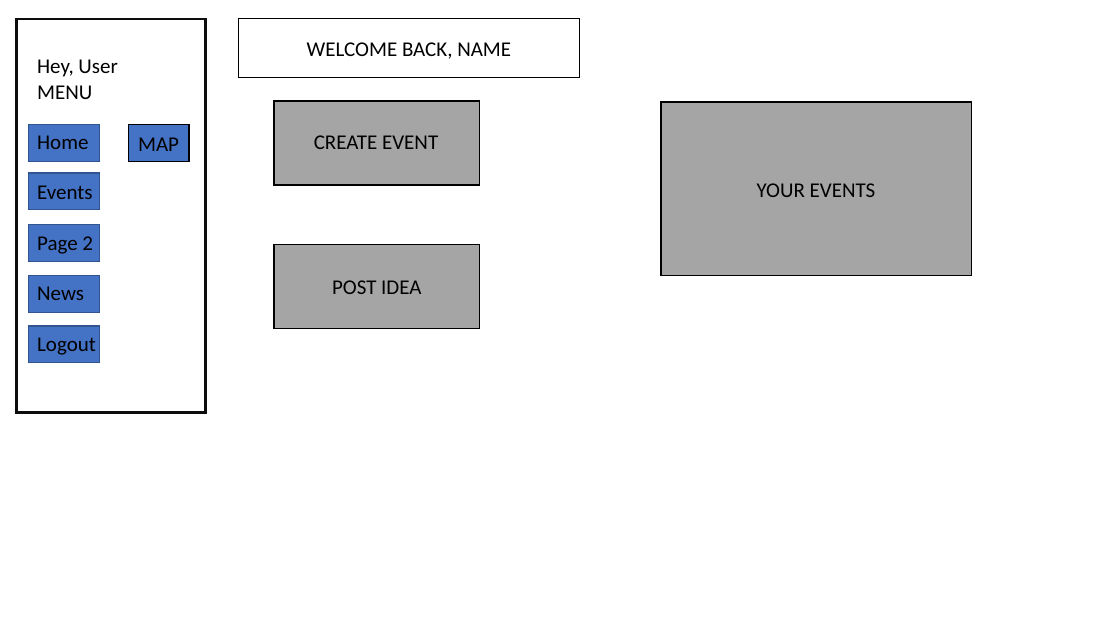
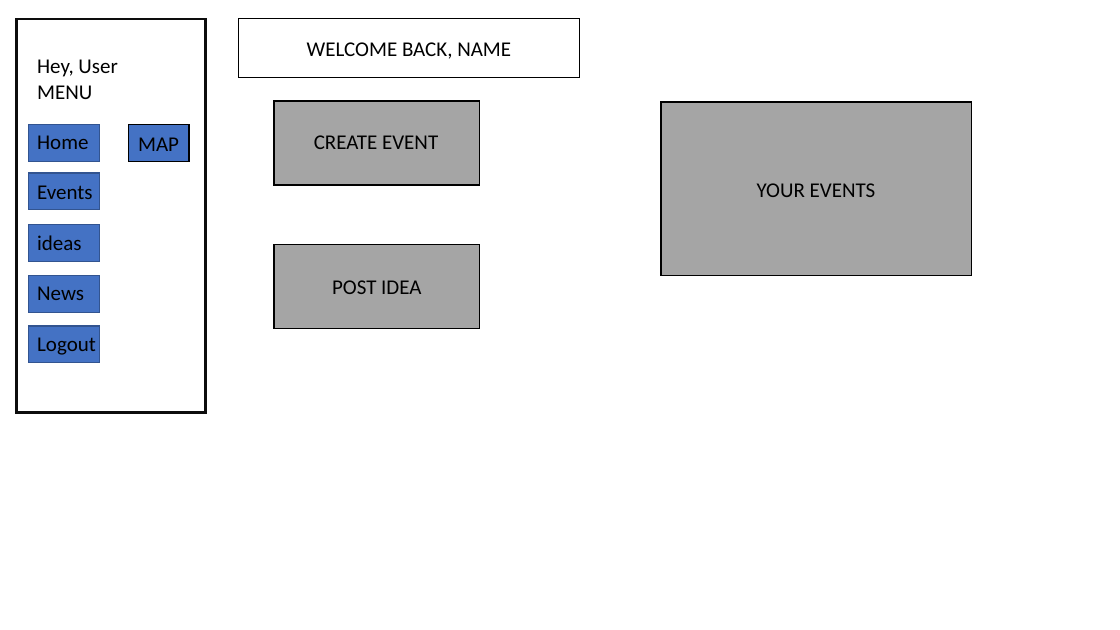
Before and after one commit to nobleat/final-project, a slide deck: slide 2 of wireframeproject.pptx. Drawn at 1120x630 pixels with LibreOffice and Linux fonts; fonts in the diff are those of the drawing. Boxes give left, top, right and bottom in pixels: in the first picture for what was removed or moved away, otherwise in the second. Text is boxed around its words. In the diff, an @@ line names an element or a change of style, - is before the commit and + after.

```diff
--- a/wireframeproject.pptx
+++ b/wireframeproject.pptx
@@ text at [37,235,82,250]: text changed @@
-Page 2
+ideas
```
Also in this commit, not shown: 2 other slides changed, 3 slides added.
